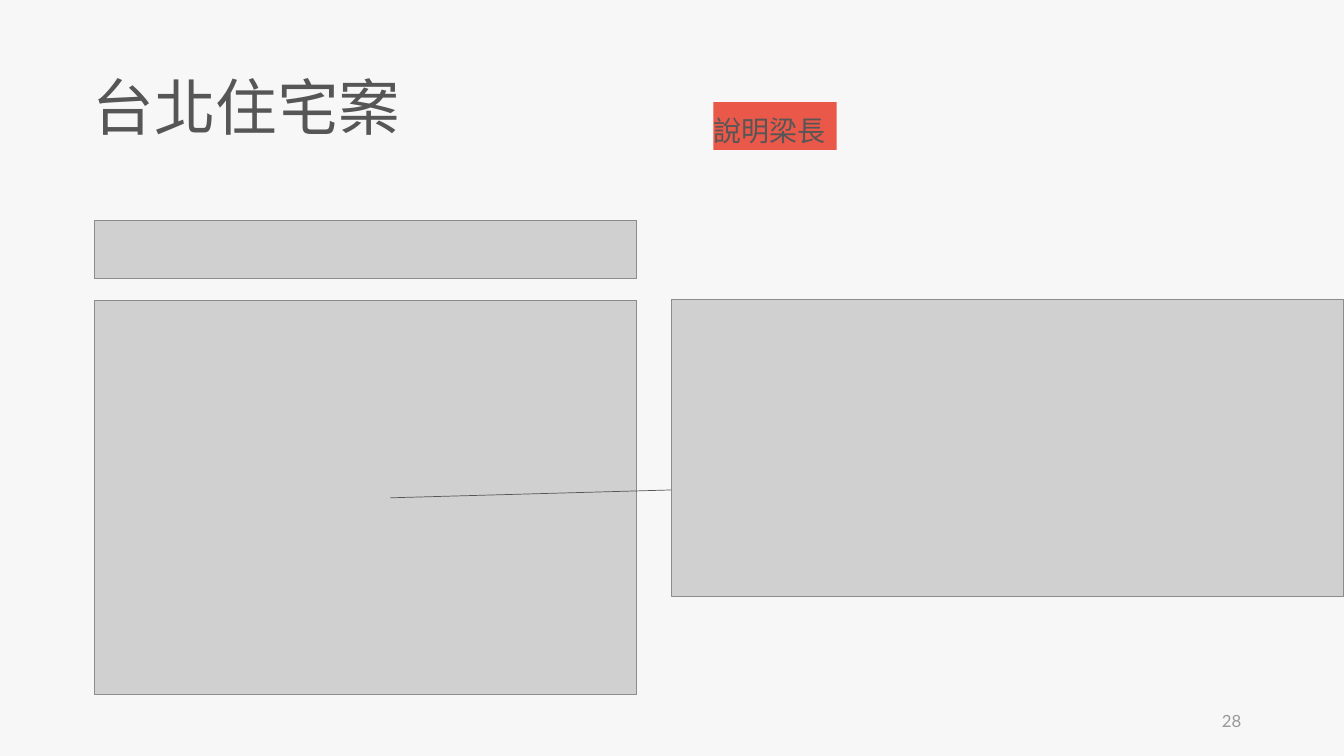
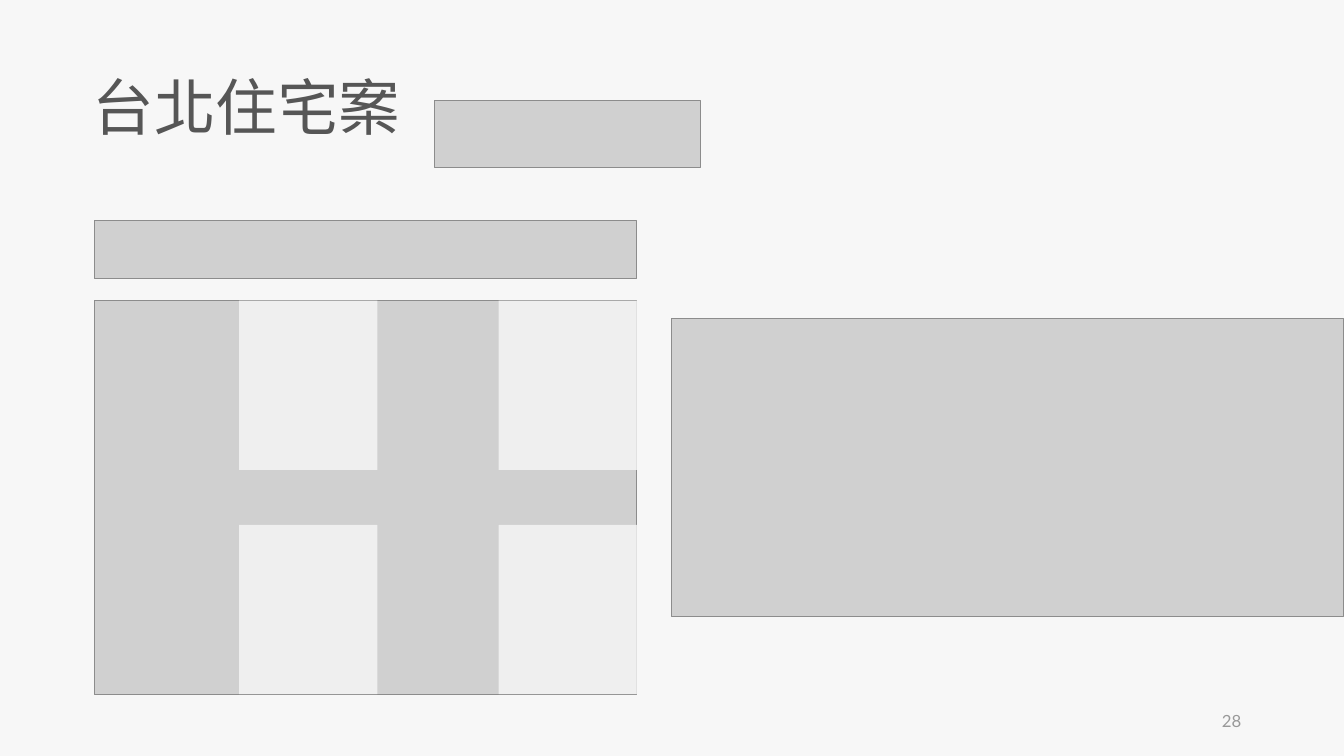
Before and after one commit to skyran1278/thesis, a slide deck: slide 28 of Meeting/20190523 Seminar/20190523 Seminar.pptx. Drawn at 1344x756 pixels with LibreOffice and Linux fonts; fonts in the diff are those of the drawing; grey boxes stand for pictures. Boxes give left, top, right and bottom in pixels: in the first picture for what was removed or moved away, otherwise in the second. Text is boxed around its words. In the diff, an @@ line names an element or a change of style, - is before the commit and + after.

```diff
--- a/Meeting/20190523 Seminar/20190523 Seminar.pptx
+++ b/Meeting/20190523 Seminar/20190523 Seminar.pptx
@@ picture added at (x1=435, y1=100, x2=701, y2=167) @@
@@ rectangle removed at (x1=714, y1=102, x2=837, y2=150) @@
-說明梁長
@@ rectangle added at (x1=239, y1=300, x2=377, y2=470), fill #F7F7F7 at 80% opacity @@
@@ rectangle added at (x1=499, y1=300, x2=637, y2=470), fill #F7F7F7 at 80% opacity @@
@@ picture moved from (x1=673, y1=299, x2=1344, y2=597) to (x1=671, y1=319, x2=1344, y2=617) @@
@@ arrow removed from (390, 498) to (884, 484) @@
@@ rectangle added at (x1=239, y1=525, x2=377, y2=695), fill #F7F7F7 at 80% opacity @@
@@ rectangle added at (x1=499, y1=525, x2=637, y2=695), fill #F7F7F7 at 80% opacity @@
```
Also in this commit, not shown: 18 other slides changed, 6 slides added, 3 slides removed.
